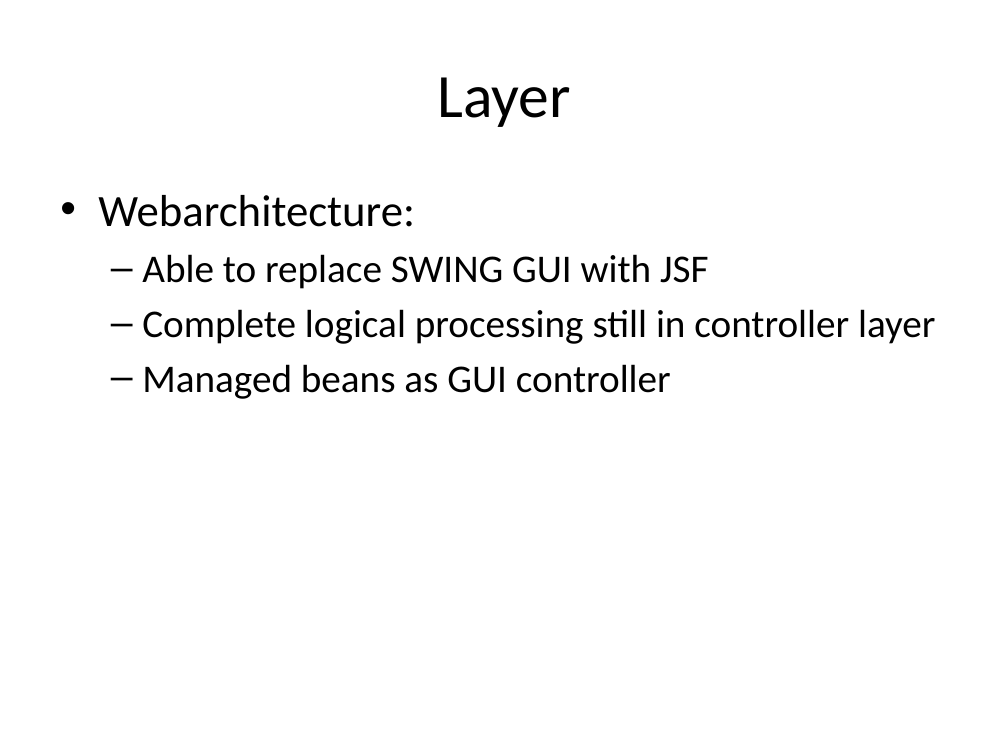
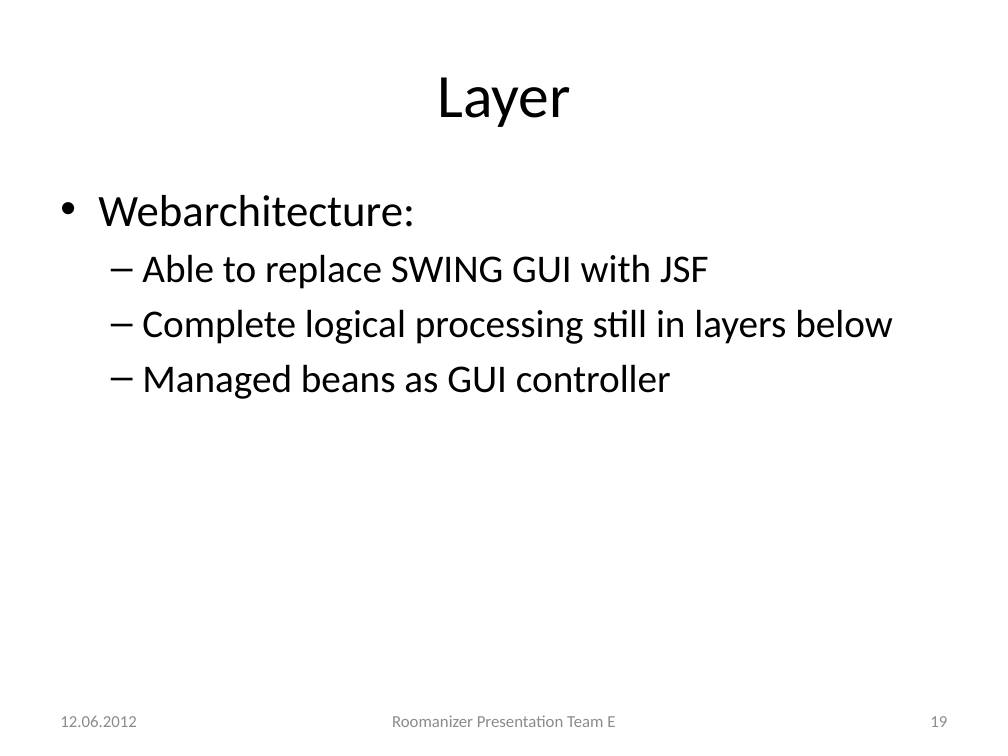
Before and after one commit to markusmo/HotelSoftware, a slide deck: slide 19 of Documentation/Praesentation/PresentationRoomanizer.pptx (slide 23 before the commit). Drawn at 1008x756 pixels with LibreOffice and Linux fonts; fonts in the diff are those of the drawing. Boxes give left, top, right and bottom in pixels: in the first picture for what was removed or moved away, otherwise in the second. Text is boxed around its words. In the diff, an @@ line names an element or a change of style, - is before the commit and + after.

```diff
--- a/Documentation/Praesentation/PresentationRoomanizer.pptx
+++ b/Documentation/Praesentation/PresentationRoomanizer.pptx
@@ text at (142,309,892,344): text changed @@
-  – Complete logical processing still in controller layer
+  – Complete logical processing still in layers below
@@ text added at (60,716,136,727), 12 pt, text #8C8C8C @@
+12.06.2012
@@ text added at (392,715,615,727), 12 pt, text #8C8C8C @@
+Roomanizer Presentation Team E
@@ page number added at (930,716,947,727), 12 pt, text #8C8C8C @@
+19
```
Also in this commit, not shown: 26 other slides changed, 1 slide added, 4 slides removed, 9 other files.
